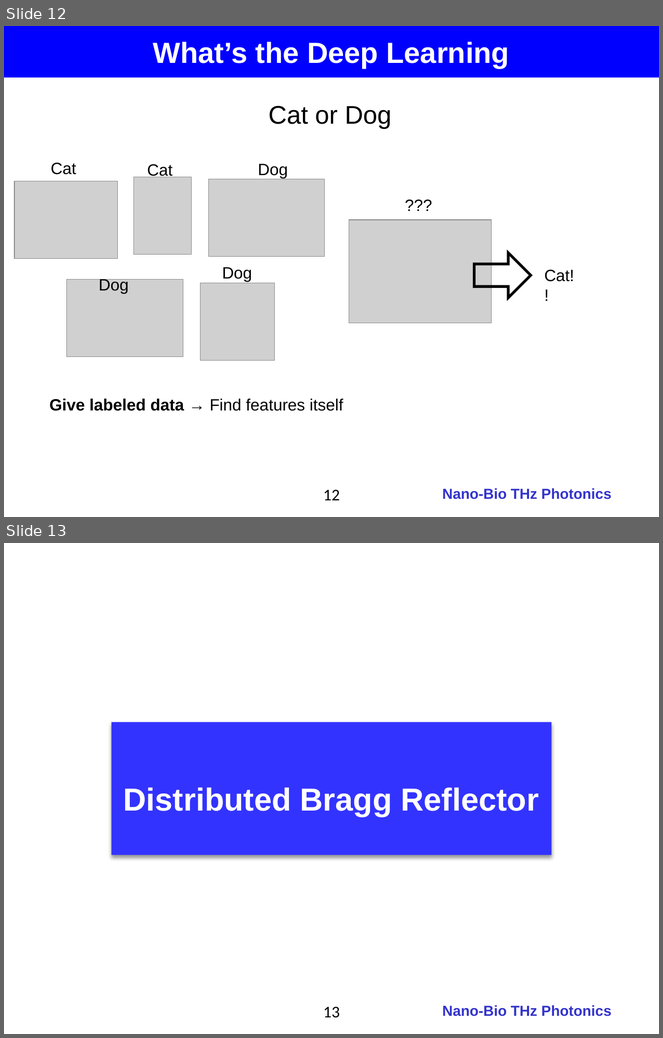
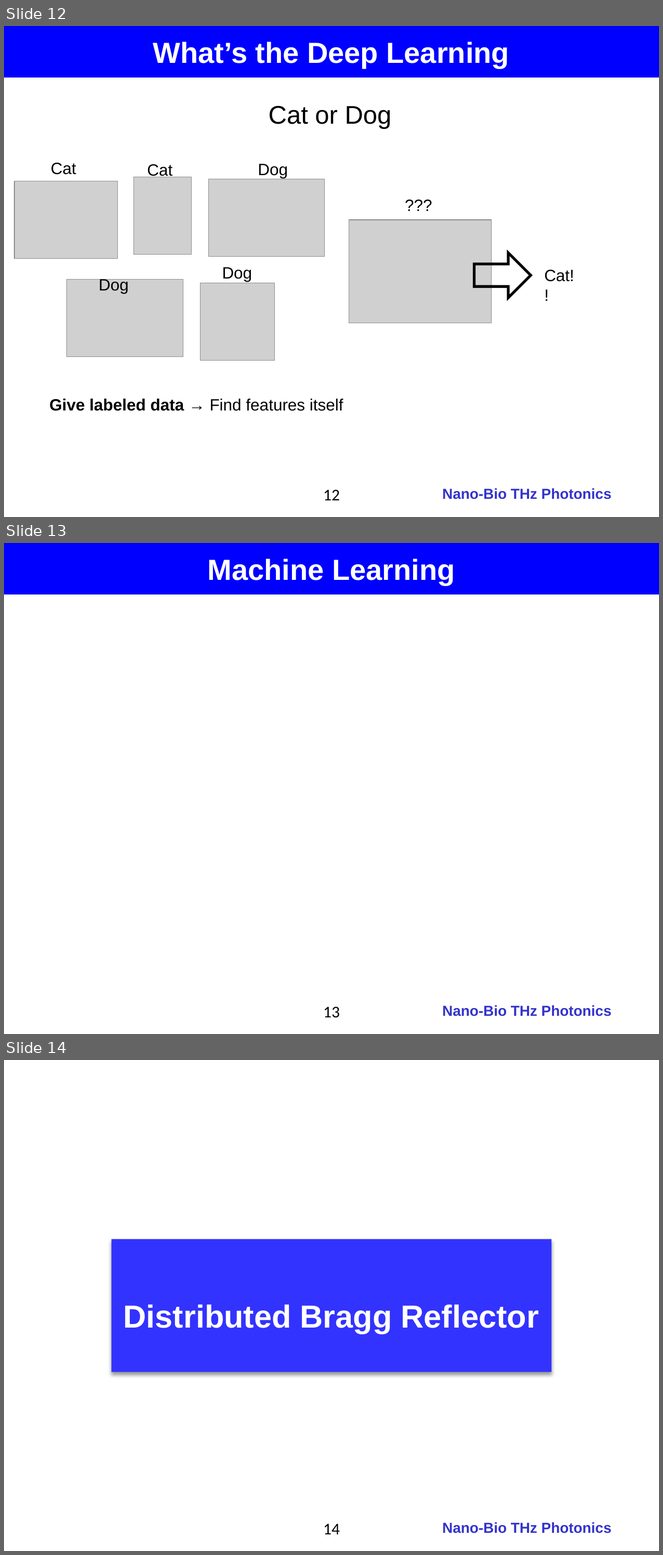
Before and after one commit to jglee96/NBTP_Lab, a slide deck: 개인/석사학위논문/Thesis_Presentation_v2.pptx. Shown one above the other, each under a label of ours: slides 12 and 13 before the commit, slides 12, 13 and 14 after it. The pictures are 663x1038 and 663x1555 pixels, drawn with LibreOffice and Linux fonts; fonts in the diff are those of the drawing; grey boxes stand for pictures; background and template pictures are left out. Boxes give left, top, right and bottom in pixels: in the first picture for what was removed or moved away, otherwise in the second. Text is boxed around its words. In the diff, an @@ line names an element or a change of style, - is before the commit and + after.

```diff
--- a/개인/석사학위논문/Thesis_Presentation_v2.pptx
+++ b/개인/석사학위논문/Thesis_Presentation_v2.pptx
@@ slide 13 added at bbox=[4, 543, 659, 1034], background #FFFFFF; not listed: 1 template element that a slide beside it also shows @@
@@ rectangle added at bbox=[4, 543, 659, 595], fill #0000FF, 32 pt, text #FFFFFF, bold @@
+Machine Learning
@@ page number added at bbox=[323, 1007, 340, 1018], 18 pt, text #000000 @@
+13
@@ what was slide 13 is now slide 14 @@
@@ page number at bbox=[323, 1524, 340, 1535]: text changed @@
-13
+14
```
Also in this commit, not shown: 1 slide changed.
